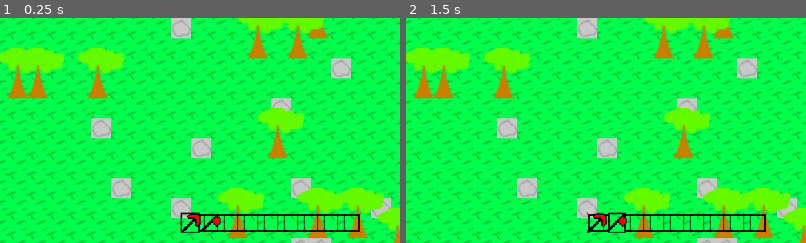
Above: before the commit, frames 1-2 (left to right).
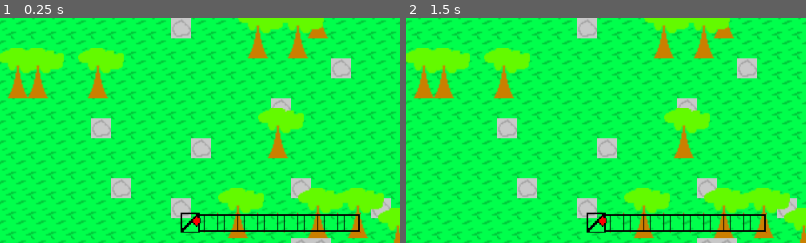
Above: after the commit, the same moments.

Repository: Pokebrouserkat/world
Game: Godot game, scene res://scenes/world.tscn
Same seed, same stepped clock (60 frames per second), same inputs: the game is played once before the commit and once after it. Sound files missing from this copy of the repository are replaced by a short silence.
Inputs (mouse positions are % of the whole screen's width and height, from its top left):
- Up to frame 1 (0.25 s): no input
- Up to frame 2 (1.5 s): click (40, 96) at 0.52 s; click (42, 96) at 1.27 s
The pictures show only the part of the screen within x 16-66%, y 50-100%; the shares and areas given below are measured in that part.

The runs differ from the first frame. In frame 1, 0.3% of the frame differs, in the area x 45-56%, y 87-95%; in frame 2, 0.7%, in the area x 45-56%, y 86-96%.

Commit message:
Remove plastic pickaxe, player starts with only an axe
- Remove plastic pickaxe texture and all references
- Player now starts with only a plastic axe (no pickaxe)
- Wood Pick must be crafted (5 wood) to mine rocks
- Keep plastic axe as starting tool for chopping trees

Co-Authored-By: Claude Opus 4.5 <noreply@anthropic.com>

Diff:
--- a/scripts/player.gd
+++ b/scripts/player.gd
@@ -7,7 +7,6 @@
 var hotbar: Node = null
 var dropped_item_scene: PackedScene = preload("res://scenes/dropped_item.tscn")
 var axe_texture: Texture2D = preload("res://graphics/plasticax.png")
-var pick_texture: Texture2D = preload("res://graphics/plasticpick.png")
 var wood_axe_texture: Texture2D = preload("res://graphics/woodax.png")
 var wood_pick_texture: Texture2D = preload("res://graphics/woodpick.png")
 var stone_axe_texture: Texture2D = preload("res://graphics/stoneax.png")
@@ -73,13 +72,10 @@
 
         if hotbar:
             hotbar.item_dropped.connect(_on_item_dropped)
-            # Give player starting tools (not stackable)
-            var pick = Item.create("Pick", pick_texture)
-            pick.stackable = false
+            # Give player starting tool (not stackable) - just an axe, pick must be crafted
             var axe = Item.create("Axe", axe_texture)
             axe.stackable = false
-            hotbar.set_item(0, pick)
-            hotbar.set_item(1, axe)
+            hotbar.set_item(0, axe)
 
         # Find box inventory
         box_inventory = get_tree().get_first_node_in_group("box_inventory")
@@ -169,7 +165,7 @@
 
 
 func _is_tool(item_name: String) -> bool:
-    return item_name in ["Pick", "Axe", "Wood Pick", "Wood Axe", "Stone Pick", "Stone Axe"]
+    return item_name in ["Axe", "Wood Pick", "Wood Axe", "Stone Pick", "Stone Axe"]
 
 
 func _get_tool_hits(item_name: String) -> int:
@@ -302,8 +298,6 @@
         return "wood_wall"
     elif texture == stone_wall_texture:
         return "stone_wall"
-    elif texture == pick_texture:
-        return "pick"
     elif texture == axe_texture:
         return "axe"
     elif texture == wood_pick_texture:
--- a/scripts/save_manager.gd
+++ b/scripts/save_manager.gd
@@ -275,7 +275,6 @@
 		_texture_cache["box"] = preload("res://graphics/box.png")
 		_texture_cache["wood_wall"] = preload("res://graphics/woodwall.png")
 		_texture_cache["stone_wall"] = preload("res://graphics/stonewall.png")
-		_texture_cache["pick"] = preload("res://graphics/plasticpick.png")
 		_texture_cache["axe"] = preload("res://graphics/plasticax.png")
 		_texture_cache["wood_pick"] = preload("res://graphics/woodpick.png")
 		_texture_cache["wood_axe"] = preload("res://graphics/woodax.png")
--- a/scripts/world.gd
+++ b/scripts/world.gd
@@ -71,7 +71,6 @@
 var box_texture: Texture2D = preload("res://graphics/box.png")
 var wood_wall_texture: Texture2D = preload("res://graphics/woodwall.png")
 var stone_wall_texture: Texture2D = preload("res://graphics/stonewall.png")
-var pick_texture: Texture2D = preload("res://graphics/plasticpick.png")
 var axe_texture: Texture2D = preload("res://graphics/plasticax.png")
 var wood_pick_texture: Texture2D = preload("res://graphics/woodpick.png")
 var wood_axe_texture: Texture2D = preload("res://graphics/woodax.png")
@@ -260,7 +259,7 @@
 
 
 func _is_correct_tool(tool_name: String, source_id: int) -> bool:
-    var is_pick = tool_name in ["Pick", "Wood Pick", "Stone Pick"]
+    var is_pick = tool_name in ["Wood Pick", "Stone Pick"]
     var is_axe = tool_name in ["Axe", "Wood Axe", "Stone Axe"]
 
     match source_id:
@@ -436,7 +435,6 @@
         "box": return box_texture
         "wood_wall": return wood_wall_texture
         "stone_wall": return stone_wall_texture
-        "pick": return pick_texture
         "axe": return axe_texture
         "wood_pick": return wood_pick_texture
         "wood_axe": return wood_axe_texture
@@ -451,7 +449,6 @@
     elif texture == box_texture: return "box"
     elif texture == wood_wall_texture: return "wood_wall"
     elif texture == stone_wall_texture: return "stone_wall"
-    elif texture == pick_texture: return "pick"
     elif texture == axe_texture: return "axe"
     elif texture == wood_pick_texture: return "wood_pick"
     elif texture == wood_axe_texture: return "wood_axe"
Binary file removed: graphics/plasticpick.png
Not shown, removed: graphics/plasticpick.png.import
